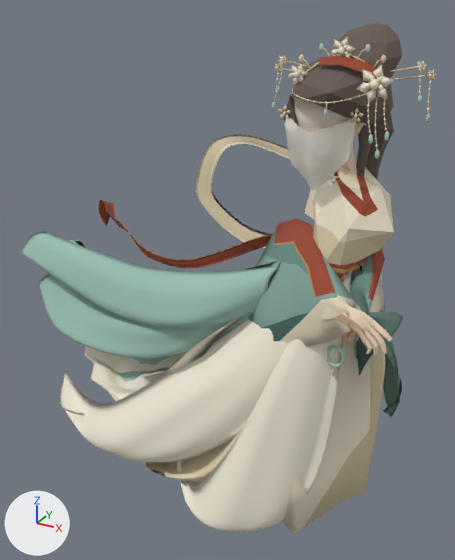
A saved change to the OBJ model 场景工程_美术重制/assets/luoshen-characters/luoshen/luoshen.obj.
One viewpoint serves both versions: a 50 mm lens placed at (0.7, -1.96, 1.84), pointed at (-0.39, 0.01, 0.85). The lights are fixed; the arrows at lower left show +X, +Y and +Z. The older version comes first. Where no turn or scale is listed for an object, it has been applied to the vertices. Vertices at exactly the same position are counted once.

The older version as bpy lines, for what is in view:
```python
ob_airy_ivory_front = bpy.data.objects.new('AIRY_Ivory_front', me_airy_ivory_front)
ob_airy_ivory_front.location = (0.0, 0.0, 0.0)
ob_airy_ivory_windward = bpy.data.objects.new('AIRY_Ivory_windward', me_airy_ivory_windward)
ob_airy_ivory_windward.location = (0.0, 0.0, 0.0)
ob_airy_jade_split_train = bpy.data.objects.new('AIRY_Jade_split_train', me_airy_jade_split_train)
ob_airy_jade_split_train.location = (0.0, 0.0, 0.0)
ob_airy_sleeve_lower = bpy.data.objects.new('AIRY_Sleeve_lower', me_airy_sleeve_lower)
ob_airy_sleeve_lower.location = (0.0, 0.0, 0.0)
ob_airy_sleeve_upper = bpy.data.objects.new('AIRY_Sleeve_upper', me_airy_sleeve_upper)
ob_airy_sleeve_upper.location = (0.0, 0.0, 0.0)
ob_model_skirt = bpy.data.objects.new('MODEL_skirt', me_model_skirt)
ob_model_skirt.location = (0.0, 0.0, 0.0)
ob_skirt_cloud_train = bpy.data.objects.new('SKIRT_Cloud_train', me_skirt_cloud_train)
ob_skirt_cloud_train.location = (0.0, 0.0, 0.0)
ob_skirt_cloud_upper = bpy.data.objects.new('SKIRT_Cloud_upper', me_skirt_cloud_upper)
ob_skirt_cloud_upper.location = (0.0, 0.0, 0.0)
ob_sleeve_cloud_loft = bpy.data.objects.new('SLEEVE_Cloud_loft', me_sleeve_cloud_loft)
ob_sleeve_cloud_loft.location = (0.0, 0.0, 0.0)
# also in view: 'RIBBON_Vermilion_cloud' at (-0.58, 0.02, 0.98); 'JEWEL_Face_Gauze' at (0.02, -0.18, 1.43); 'HEAD_Swept_front_hair' at (0.05, -0.07, 1.58); 'MODEL_far_wide_sleeve' at (0.23, -0.14, 0.91); 'COSTUME_Bun_red_binding' at (0.09, -0.14, 1.67)
```
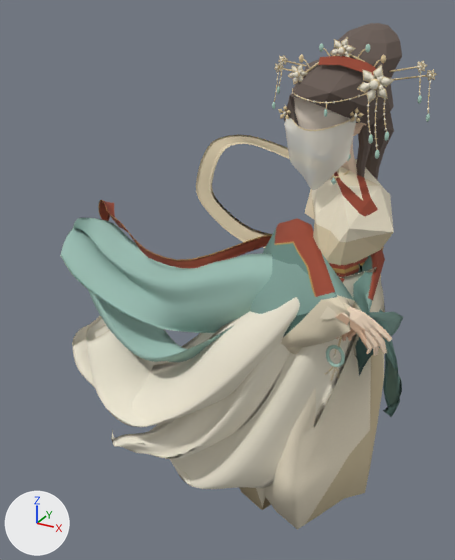
Boxes [x1, y1, x2, y2] around the edits, measured in the pictures (455 x 560 px; the box of a moved part takes in the faces that stretch with it):
'AIRY_Ivory_windward', deleted: before [59, 319, 288, 462]
'AIRY_Ivory_front', deleted: before [177, 271, 352, 531]
'SLEEVE_Cloud_loft', reshaped (mostly hidden before): before [70, 240, 281, 293]; after [60, 218, 272, 333]
'DRAPE_Ivory_gauze', added: after [85, 275, 339, 427]
'MODEL_skirt', reshaped: before [282, 274, 385, 534]; after [239, 274, 384, 530]
'AIRY_Sleeve_upper', deleted (green): before [22, 231, 280, 330]
'DRAPE_Ivory_front', added: after [170, 267, 377, 489]
'AIRY_Sleeve_lower', deleted (green): before [38, 274, 251, 359]
'DRAPE_Ivory_mid', added: after [111, 344, 290, 459]
'SKIRT_Cloud_upper', deleted: before [79, 317, 244, 401]
'DRAPE_Sleeve_return', added (green): after [88, 290, 234, 362]
'SKIRT_Cloud_train', deleted (beige): before [146, 429, 242, 486]
'DRAPE_Ivory_trailing', added: after [72, 316, 214, 388]
'AIRY_Jade_split_train', deleted (mostly hidden): before [119, 334, 227, 382]
part 2 of me_model_near_wide_sleeve, moved or reshaped: before [248, 297, 315, 347]; after [250, 296, 315, 354]

Diff of the bpy script that builds the scene:
```diff
--- a/场景工程_美术重制/assets/luoshen-characters/luoshen/luoshen.obj.py
+++ b/场景工程_美术重制/assets/luoshen-characters/luoshen/luoshen.obj.py
@@ me_model_near_wide_sleeve @@
-me_model_near_wide_sleeve.from_pydata(...)  # 166 vertices, 328 faces; spans x -0.329..0.234, y -0.388..0.099, z 0.614..1.18
+me_model_near_wide_sleeve.from_pydata(...)  # 166 vertices, 328 faces; spans x -0.299..0.234, y -0.388..0.116, z 0.71..1.18
+# me_model_near_wide_sleeve part 2: 87 of 166 vertices moved; they spanned x -0.329..0.065, y -0.33..0.099, z 0.614..0.876 and now span x -0.299..0.068, y -0.33..0.116, z 0.71..0.877; mean shift (0.023, 0.011, 0.039); largest move (-0.178, -0.199, 0.633) -> (-0.147, -0.164, 0.744)
 me_model_near_wide_sleeve.materials.append(mat_costume_pattern_near_wide_sleeve)
@@ me_model_skirt @@
-me_model_skirt.from_pydata(...)  # 146 vertices, 288 faces; spans x -0.53..0.25, y -0.415..0.404, z 0.009..1.115
+me_model_skirt.from_pydata(...)  # 146 vertices, 288 faces; spans x -0.404..0.25, y -0.39..0.38, z 0.009..1.115
+# me_model_skirt part 3: 120 of 146 vertices moved; they spanned x -0.53..0.25, y -0.415..0.404, z 0.009..0.942 and now span x -0.404..0.25, y -0.39..0.38, z 0.009..0.942; mean shift (0.02, -0.001, 0.0); largest move (-0.53, 0.232, 0.216) -> (-0.404, 0.218, 0.216)
 me_model_skirt.materials.append(mat_wind_innerskirt)
@@ me_sleeve_cloud_loft @@
-me_sleeve_cloud_loft.from_pydata(...)  # 308 vertices, 612 faces; spans x -1.249..-0.066, y -0.26..0.056, z 0.676..1.07
-me_sleeve_cloud_loft.materials.append(mat_wind_sleeve)  # picture img_airy_jade_png
+me_sleeve_cloud_loft.from_pydata(...)  # 1666 vertices, 3328 faces; spans x -1.178..-0.052, y -0.249..0.063, z 0.677..1.065
+# me_sleeve_cloud_loft part 1: 308 vertices removed from x -1.249..-0.066, y -0.26..0.056, z 0.676..1.07; 1666 vertices added at x -1.178..-0.052, y -0.249..0.063, z 0.677..1.065
+me_sleeve_cloud_loft.materials.append(mat_drape_jadesilk)  # picture img_airy_jade_png
@@ ob_airy_ivory_front @@
-ob_airy_ivory_front = bpy.data.objects.new('AIRY_Ivory_front', me_airy_ivory_front)
@@ ob_airy_ivory_windward @@
-ob_airy_ivory_windward = bpy.data.objects.new('AIRY_Ivory_windward', me_airy_ivory_windward)
@@ ob_airy_jade_split_train @@
-ob_airy_jade_split_train = bpy.data.objects.new('AIRY_Jade_split_train', me_airy_jade_split_train)
@@ ob_airy_sleeve_lower @@
-ob_airy_sleeve_lower = bpy.data.objects.new('AIRY_Sleeve_lower', me_airy_sleeve_lower)
@@ ob_airy_sleeve_upper @@
-ob_airy_sleeve_upper = bpy.data.objects.new('AIRY_Sleeve_upper', me_airy_sleeve_upper)
@@ ob_skirt_cloud_train @@
-ob_skirt_cloud_train = bpy.data.objects.new('SKIRT_Cloud_train', me_skirt_cloud_train)
@@ ob_skirt_cloud_upper @@
-ob_skirt_cloud_upper = bpy.data.objects.new('SKIRT_Cloud_upper', me_skirt_cloud_upper)
@@ ob_drape_sleeve_return @@
+ob_drape_sleeve_return = bpy.data.objects.new('DRAPE_Sleeve_return', me_drape_sleeve_return)  # 1394 vertices, 2784 faces; spans x -1.226..-0.053, y -0.287..0.162, z 0.461..0.927; in mat_airy_jadesleevea (picture img_airy_jade_png)
+ob_drape_sleeve_return.location = (0.0, 0.0, 0.0)
@@ ob_drape_ivory_trailing @@
+ob_drape_ivory_trailing = bpy.data.objects.new('DRAPE_Ivory_trailing', me_drape_ivory_trailing)  # 1666 vertices, 3328 faces; spans x -1.219..0.086, y -0.267..0.273, z 0.258..1.055; in mat_drape_ivorysilkback (picture img_airy_ivory_png)
+ob_drape_ivory_trailing.location = (0.0, 0.0, 0.0)
@@ ob_drape_ivory_mid @@
+ob_drape_ivory_mid = bpy.data.objects.new('DRAPE_Ivory_mid', me_drape_ivory_mid)  # 1394 vertices, 2784 faces; spans x -0.775..0.1, y -0.409..-0.016, z 0.166..1.06; in mat_drape_ivorysilkmid (picture img_airy_ivory_png)
+ob_drape_ivory_mid.location = (0.0, 0.0, 0.0)
@@ ob_drape_ivory_gauze @@
+ob_drape_ivory_gauze = bpy.data.objects.new('DRAPE_Ivory_gauze', me_drape_ivory_gauze)  # 1394 vertices, 2784 faces; spans x -1.13..0.14, y -0.445..0.18, z 0.319..1.07; in mat_airy_ivorywindward (picture img_airy_ivory_png)
+ob_drape_ivory_gauze.location = (0.0, 0.0, 0.0)
@@ ob_drape_ivory_front @@
+ob_drape_ivory_front = bpy.data.objects.new('DRAPE_Ivory_front', me_drape_ivory_front)  # 1666 vertices, 3328 faces; spans x -0.611..0.229, y -0.388..-0.012, z 0.06..1.079; in mat_drape_ivorysilk (picture img_airy_ivory_png)
+ob_drape_ivory_front.location = (0.0, 0.0, 0.0)
```
